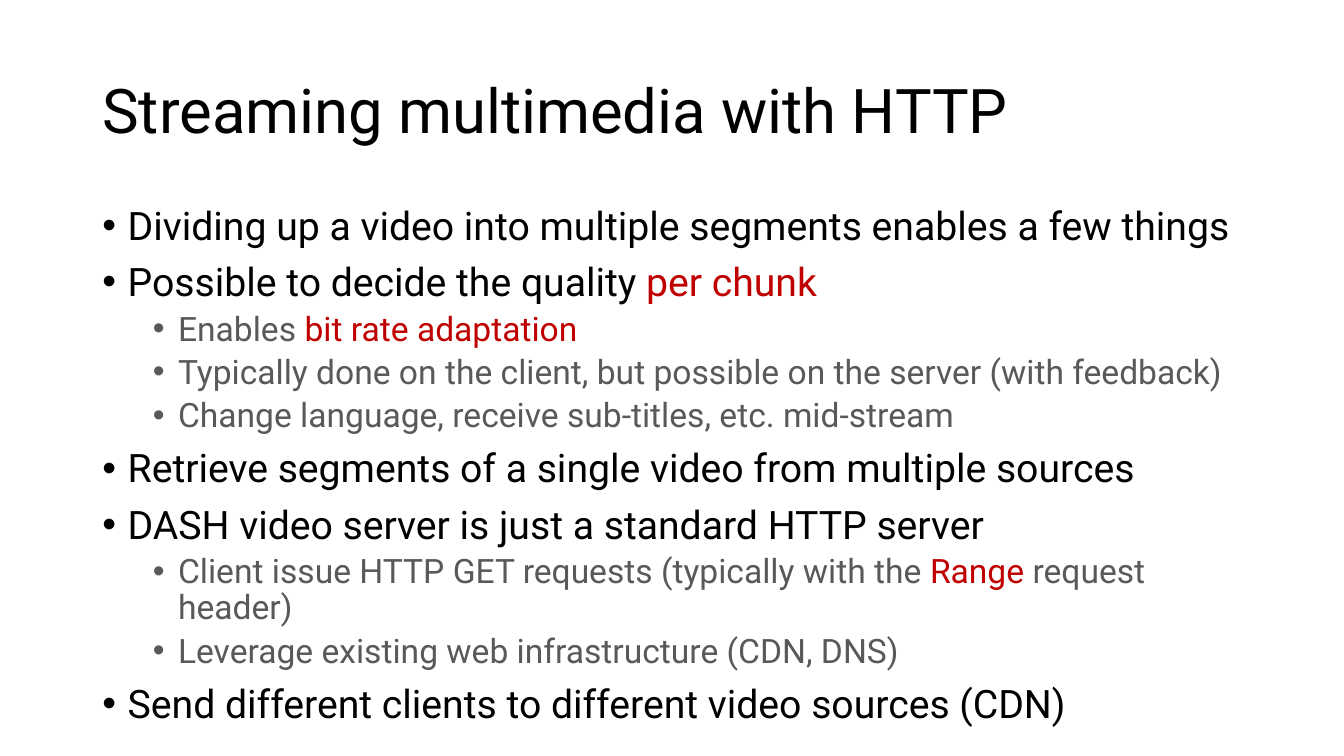
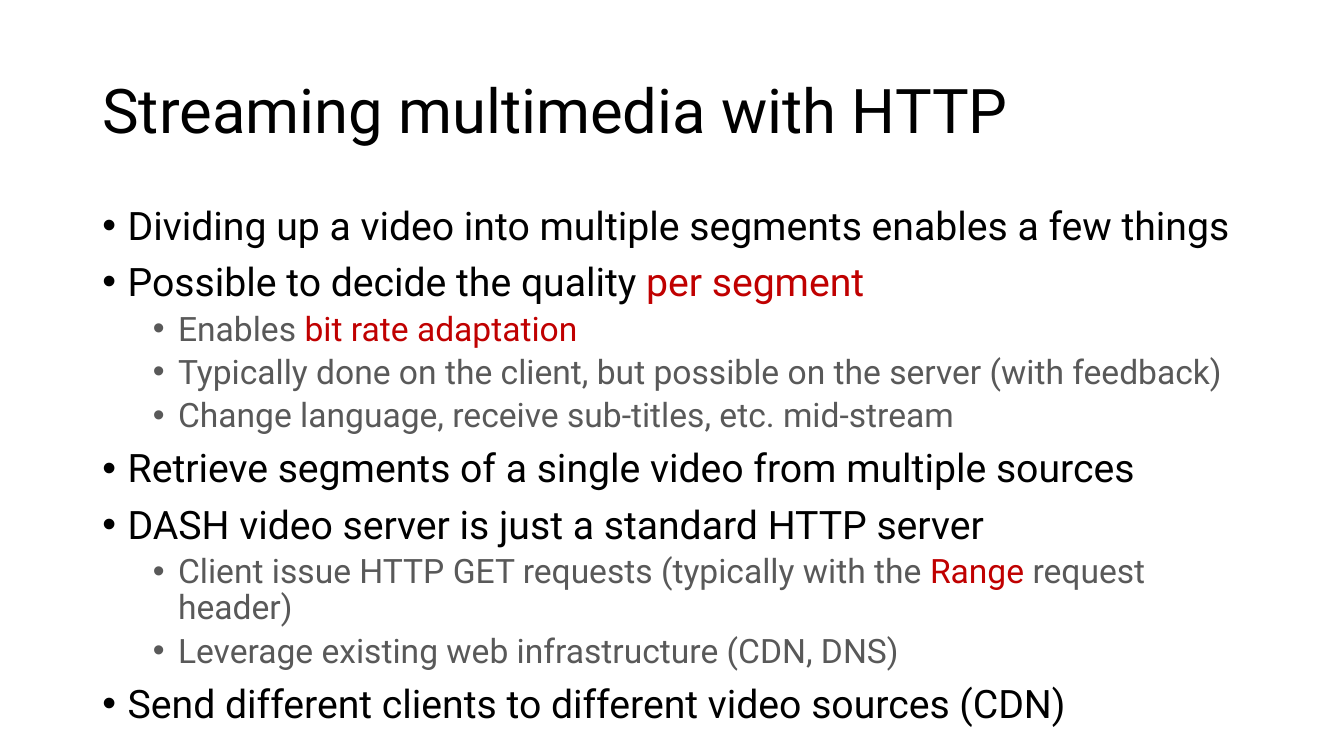
Before and after one commit to ngsrinivas/coursegen, a slide deck: slide 13 of ex/352-F24/staging/352-F24/lectures/10-app-video2.pptx. Drawn at 1344x756 pixels with LibreOffice and Linux fonts; fonts in the diff are those of the drawing. Boxes give left, top, right and bottom in pixels: in the first picture for what was removed or moved away, otherwise in the second. Text is boxed around its words. In the diff, an @@ line names an element or a change of style, - is before the commit and + after.

Commit message:
Update chunk to segment in slide

```diff
--- a/ex/352-F24/staging/352-F24/lectures/10-app-video2.pptx
+++ b/ex/352-F24/staging/352-F24/lectures/10-app-video2.pptx
@@ text at [128, 266, 864, 305]: text changed @@
-• Possible to decide the quality per chunk
+• Possible to decide the quality per segment
```
Also in this commit, not shown: 1 other file.
